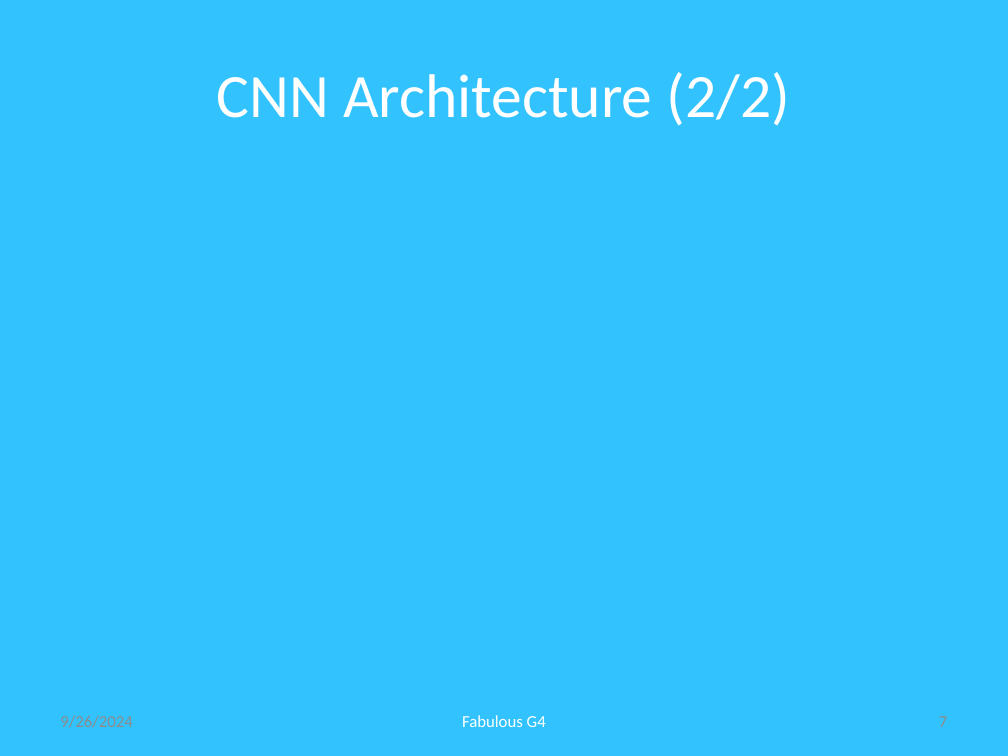
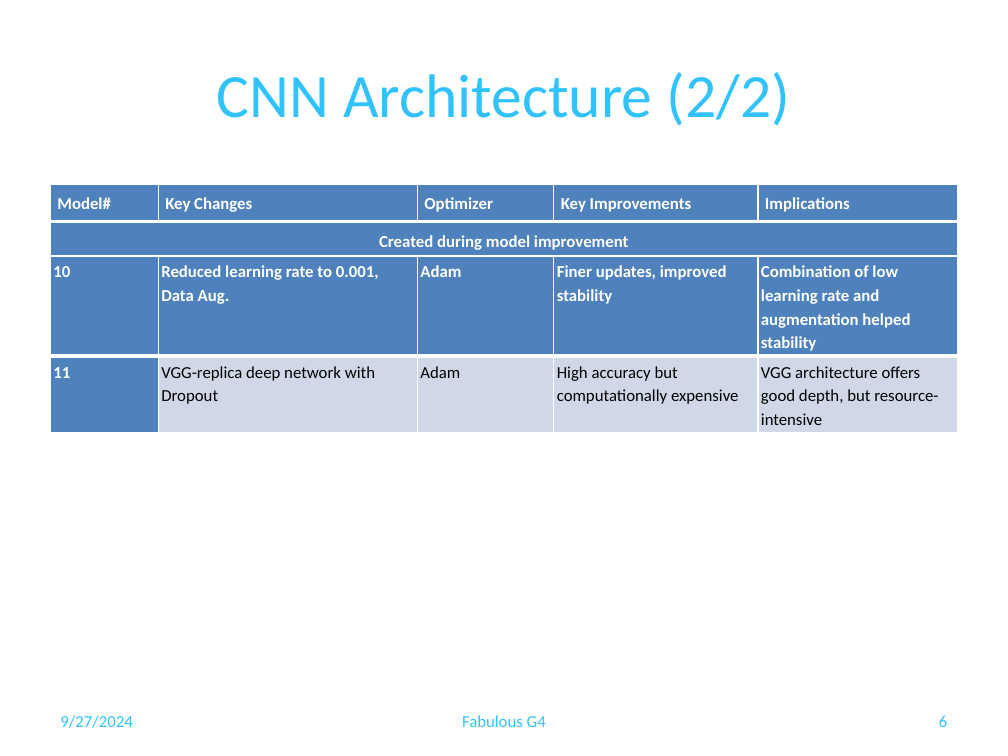
Before and after one commit to babyodacode/image_classification_project, a slide deck: slide 6 of docs/Deep learning Image Classification with CNN_G4.pptx (slide 7 before the commit). Drawn at 1008x756 pixels with LibreOffice and Linux fonts; fonts in the diff are those of the drawing. Boxes give left, top, right and bottom in pixels: in the first picture for what was removed or moved away, otherwise in the second. Text is boxed around its words. In the diff, an @@ line names an element or a change of style, - is before the commit and + after.

```diff
--- a/docs/Deep learning Image Classification with CNN_G4.pptx
+++ b/docs/Deep learning Image Classification with CNN_G4.pptx
@@ background #32C3FF to #FFFFFF @@
@@ title "CNN Architecture (2/2)" at (x1=217, y1=72, x2=790, y2=126): text colour #FFFFFF to #32C3FF @@
@@ table added at (x1=50, y1=184, x2=957, y2=256), 2 rows, 5 columns @@
+Model# | Key Changes | Optimizer | Key Improvements | Implications
+Created during model improvement |  |  |  | 
@@ table added at (x1=50, y1=256, x2=957, y2=429), 2 rows, 5 columns @@
+10 | Reduced learning rate to 0.001, Data Aug. | Adam | Finer updates, improved stability | Combination of low learning rate and augmentation helped stability
+11 | VGG-replica deep network with Dropout | Adam | High accuracy but computationally expensive | VGG architecture offers good depth, but resource-intensive
@@ text at (x1=60, y1=715, x2=132, y2=728): text changed; text colour #8C8C8C to #32C3FF @@
-9/26/2024
+9/27/2024
@@ text "Fabulous G4" at (x1=462, y1=715, x2=546, y2=727): text colour #FFFFFF to #32C3FF @@
@@ page number at (x1=939, y1=715, x2=947, y2=727): text changed; text colour #8C8C8C to #32C3FF @@
-7
+6
```
Also in this commit, not shown: 5 other slides changed, 4 slides added, 8 slides removed, 2 other files.
